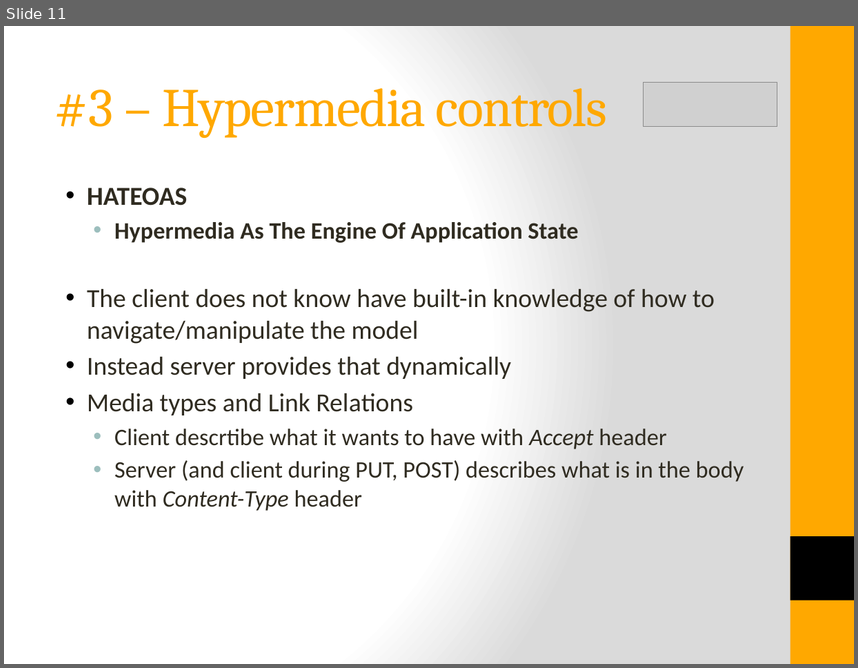
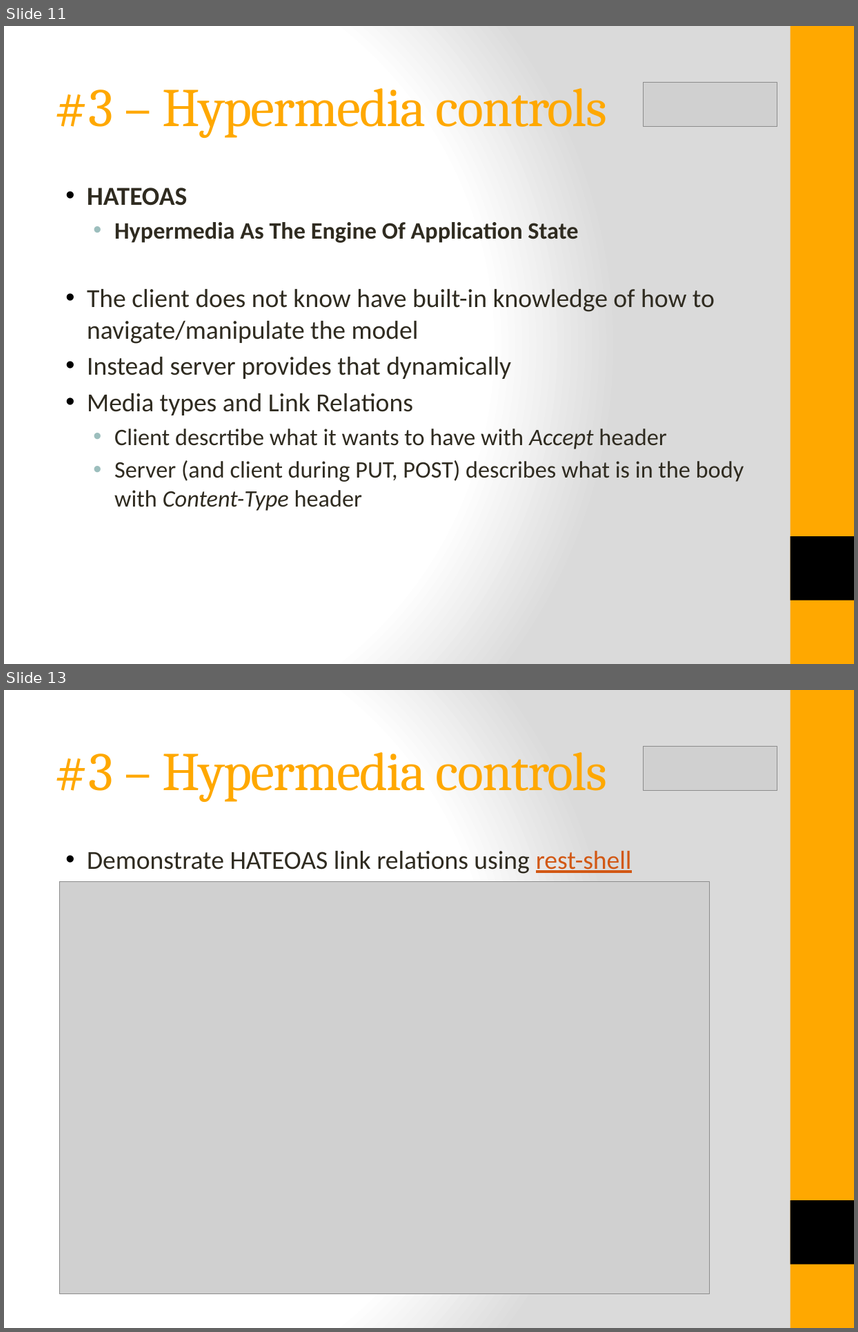
Before and after one commit to istibekesi/my-restful-api, a slide deck: doc/RESTful API Design.pptx. Shown one above the other, each under a label of ours: slide 11 before the commit, slides 11 and 13 after it; the slides between them are not shown. The pictures are 858x668 and 858x1332 pixels, drawn with LibreOffice and Linux fonts; fonts in the diff are those of the drawing; grey boxes stand for pictures. Boxes give left, top, right and bottom in pixels: in the first picture for what was removed or moved away, otherwise in the second. Text is boxed around its words. In the diff, an @@ line names an element or a change of style, - is before the commit and + after.

```diff
--- a/doc/RESTful API Design.pptx
+++ b/doc/RESTful API Design.pptx
@@ slide 13 added at bbox=[4, 690, 854, 1328], background gradient #FFFFFF to #DADADA; not listed: 2 template elements that a slide beside it also shows @@
@@ picture added at bbox=[643, 746, 777, 791] @@
@@ title added at bbox=[55, 752, 607, 802], 46 pt, text #FFA800 @@
+#3 – Hypermedia controls
@@ text added at bbox=[87, 851, 632, 874], 22 pt, text #2F2B20 @@
+• Demonstrate HATEOAS link relations using rest-shell
@@ picture added at bbox=[60, 881, 710, 1294] @@
```
Also in this commit, not shown: 6 slides changed, 1 other slide added, 8 other files.
